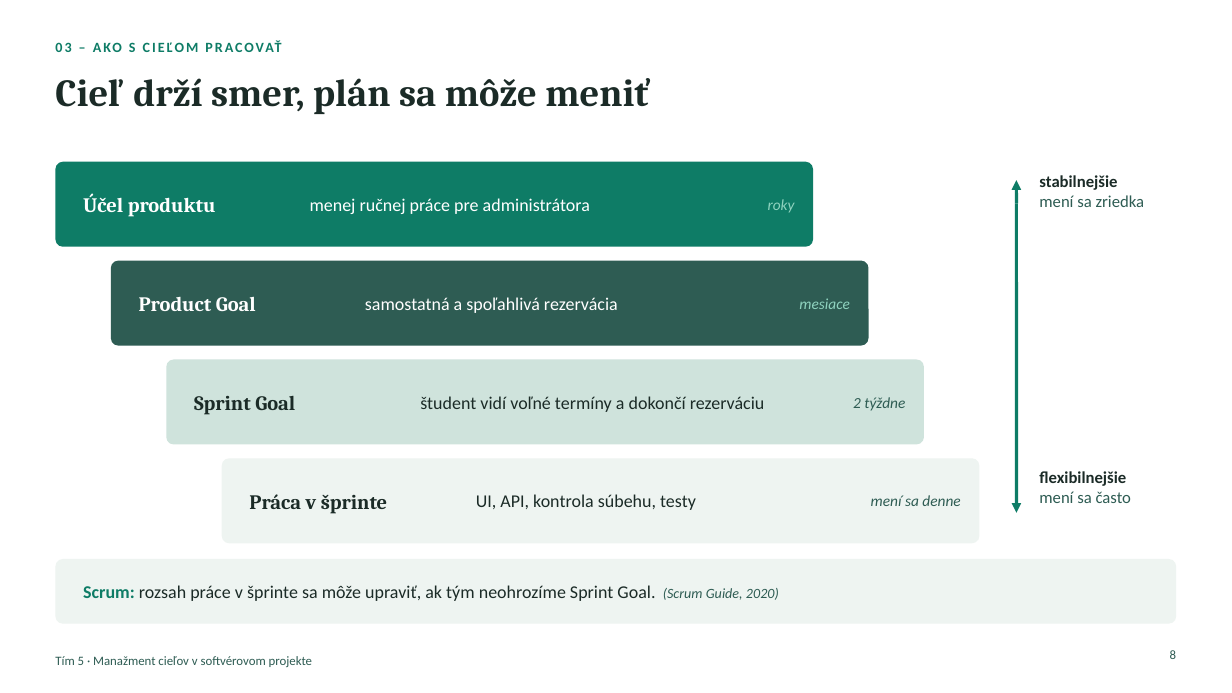
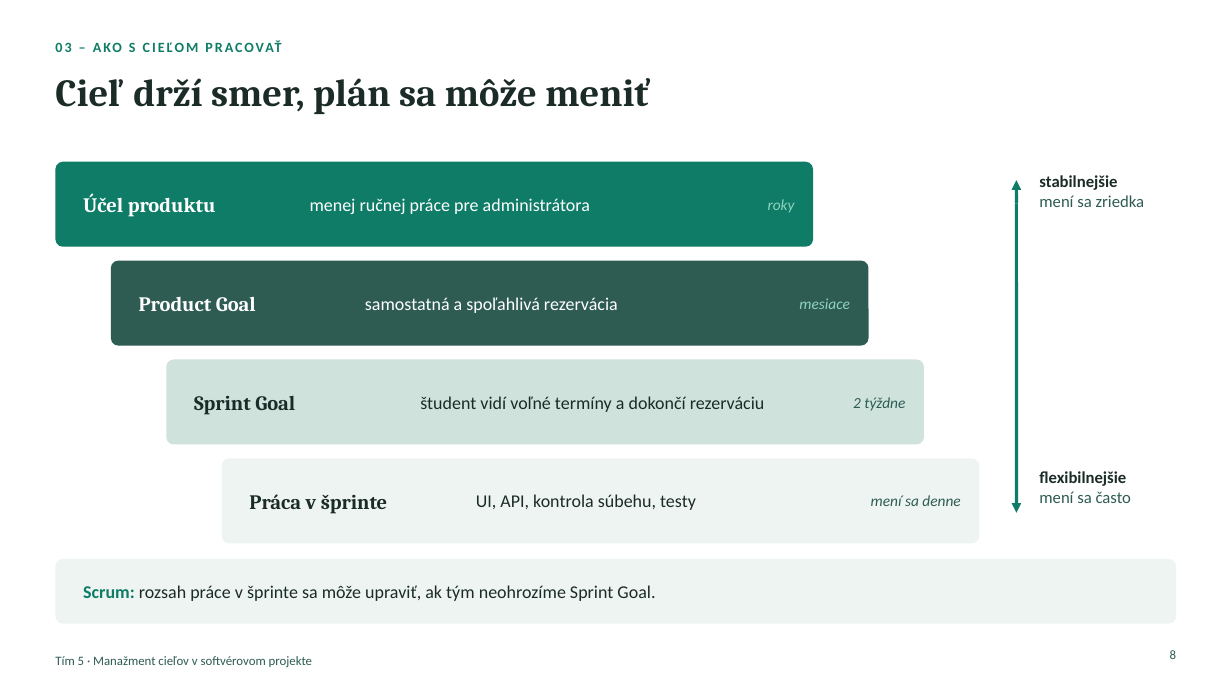
Before and after one commit to ADAMUSSO/MTS, a slide deck: slide 8 of Prezentacie/Manažment cieľov – prezentácia.pptx. Drawn at 1232x693 pixels with LibreOffice and Linux fonts; fonts in the diff are those of the drawing. Boxes give left, top, right and bottom in pixels: in the first picture for what was removed or moved away, otherwise in the second. Text is boxed around its words. In the diff, an @@ line names an element or a change of style, - is before the commit and + after.

```diff
--- a/Prezentacie/Manažment cieľov – prezentácia.pptx
+++ b/Prezentacie/Manažment cieľov – prezentácia.pptx
@@ text at box(83, 585, 655, 601): text changed @@
-Scrum: rozsah práce v šprinte sa môže upraviť, ak tým neohrozíme Sprint Goal. (Scrum Guide, 2020)
+Scrum: rozsah práce v šprinte sa môže upraviť, ak tým neohrozíme Sprint Goal.
```
Also in this commit, not shown: 5 other slides changed, 2 other files.
